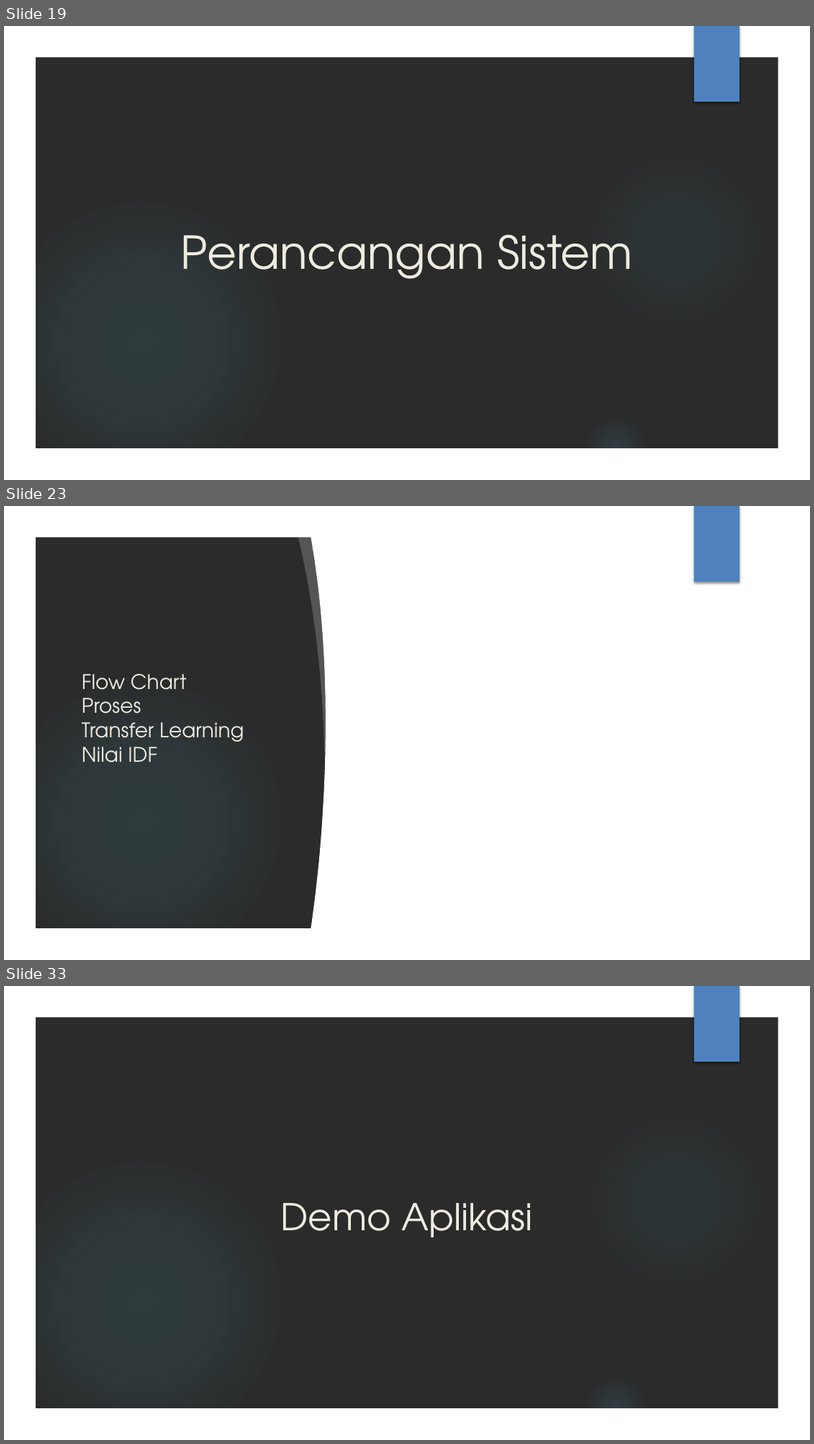
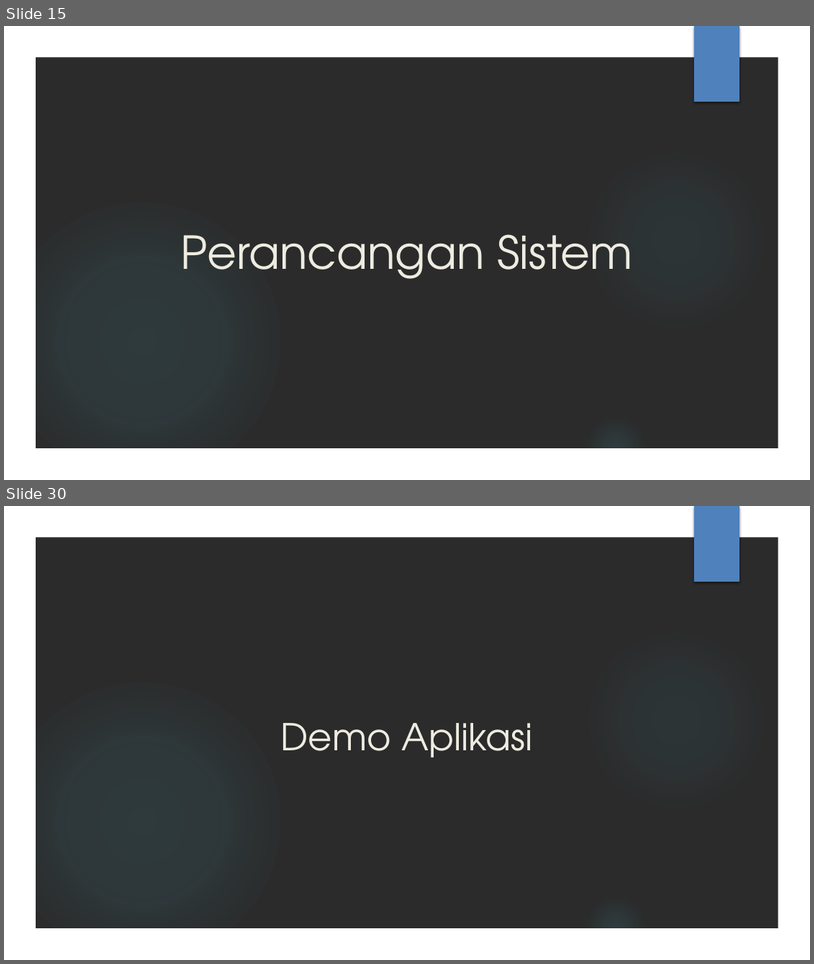
Before and after one commit to AhsanulQalbi/skripsiAnaconda, a slide deck: Laporan ppt/PPT SIDANG.pptx. Shown one above the other, each under a label of ours: slides 19, 23 and 33 before the commit, slides 15 and 30 after it; the slides between them are not shown. The pictures are 814x1444 and 814x964 pixels, drawn with LibreOffice and Linux fonts; fonts in the diff are those of the drawing; background and template pictures are left out; a plain dark background stands for a picture behind light text. Boxes give left, top, right and bottom in pixels: in the first picture for what was removed or moved away, otherwise in the second. Text is boxed around its words. In the diff, an @@ line names an element or a change of style, - is before the commit and + after.

```diff
--- a/Laporan ppt/PPT SIDANG.pptx
+++ b/Laporan ppt/PPT SIDANG.pptx
@@ slide 23 removed at <box>4,506,810,960</box>, background picture (left out); not listed: 4 template elements that a slide beside it also shows @@
@@ freeform shape removed at <box>298,531,344,752</box> @@
@@ freeform shape removed at <box>311,533,394,933</box> @@
@@ rectangle removed at <box>382,533,782,933</box> @@
@@ title removed at <box>82,674,244,762</box> @@
-Flow Chart
-Proses
-Transfer Learning
-Nilai IDF
@@ what was slide 19 is now slide 15 @@
@@ what was slide 33 is now slide 30 @@
```
Also in this commit, not shown: 9 slides changed, 19 slides added, 21 other slides removed, 1 other file.
